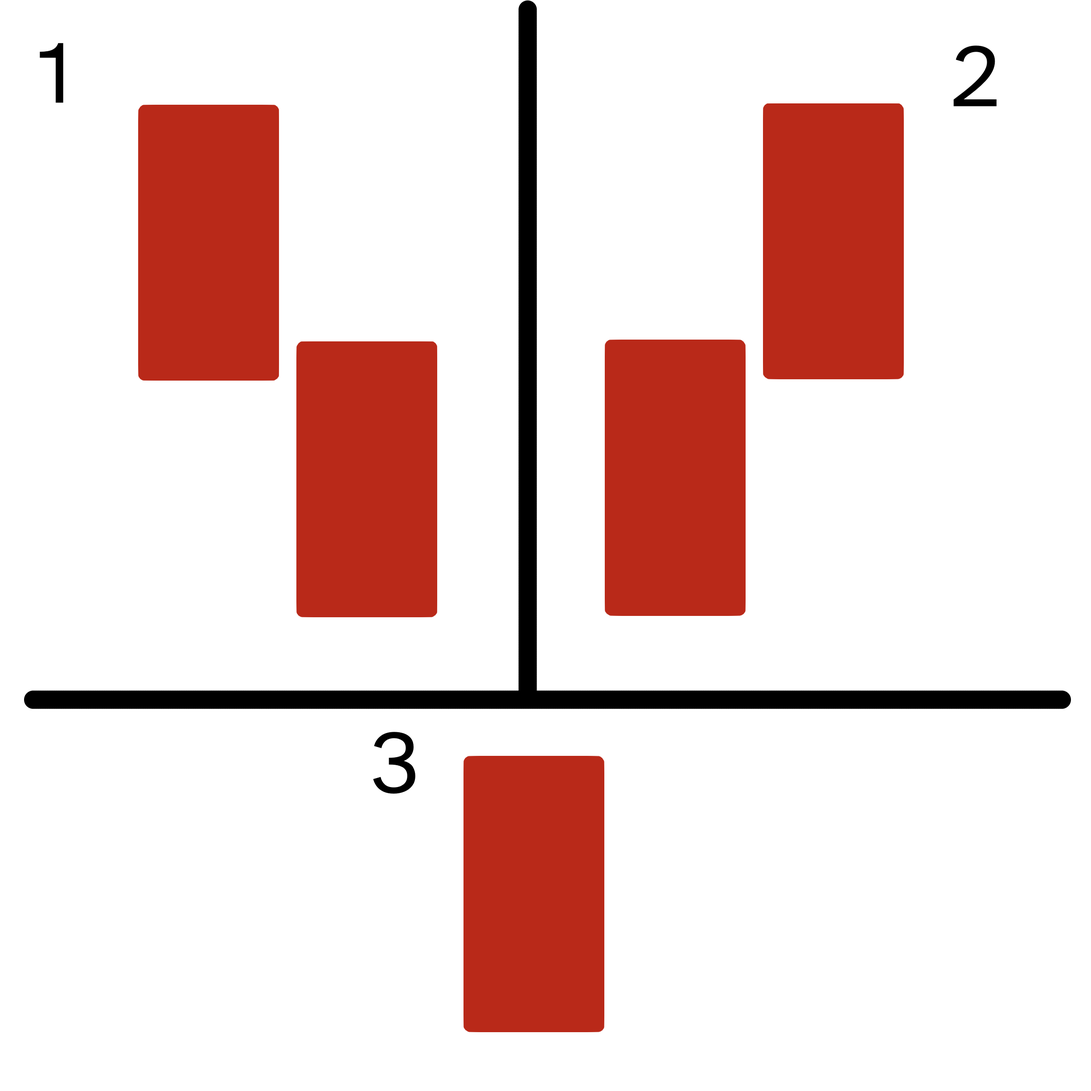
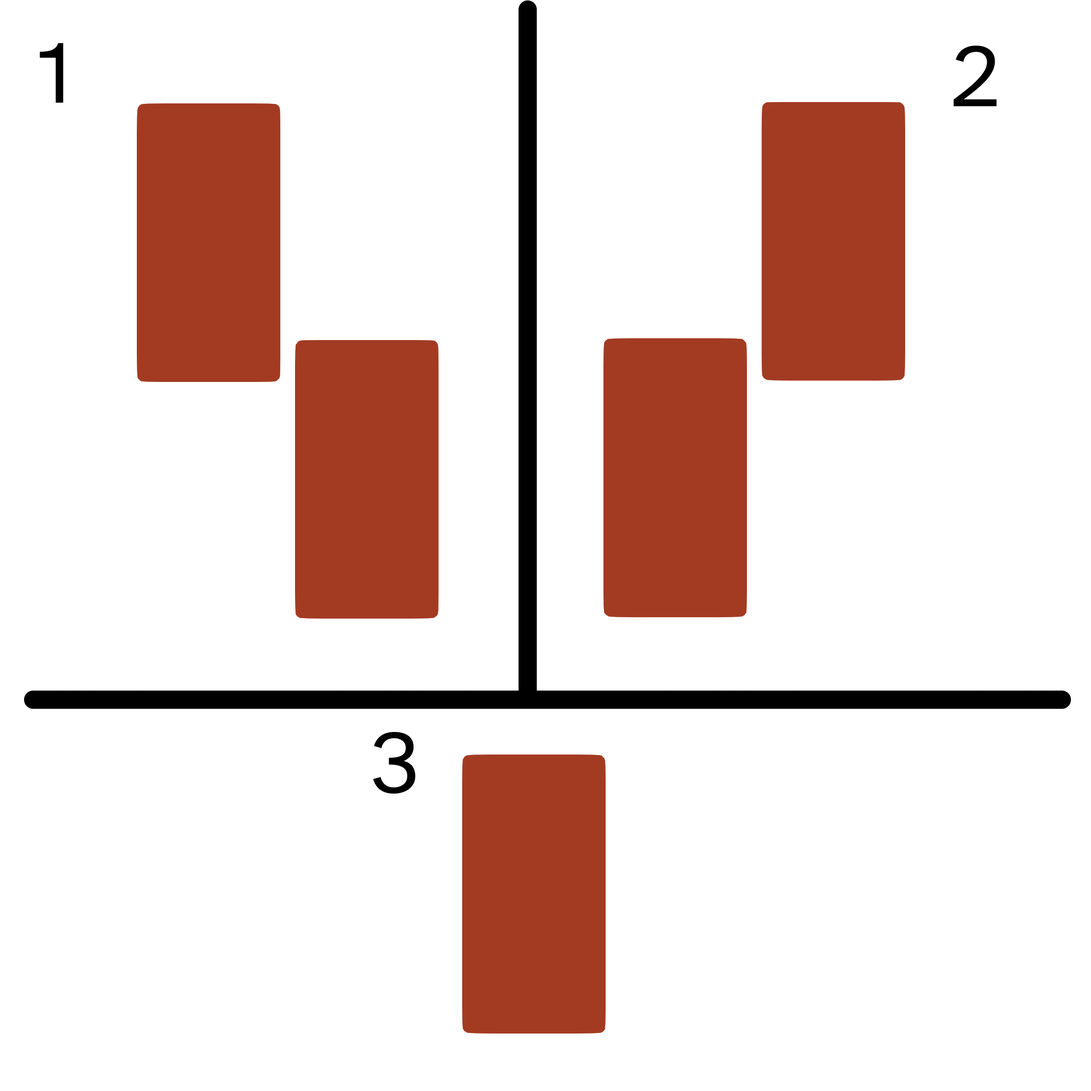
Before/after of a (1091, 1091) layered artwork. What changed in the layer stack:
painted on "Paint Layer 2" over <box>136,102,906,619</box>
painted on "Paint Layer 1" (1st of 4, in "Left") over <box>136,103,281,383</box>
painted on "Paint Layer 1" (2nd of 4, in "Left") over <box>295,340,439,619</box>
painted on "Paint Layer 1" (3rd of 4, in "Right") over <box>761,102,906,381</box>
painted on "Paint Layer 1" (4th of 4, in "Right") over <box>603,335,773,618</box>
painted on "Straight" over <box>462,754,606,1034</box>
